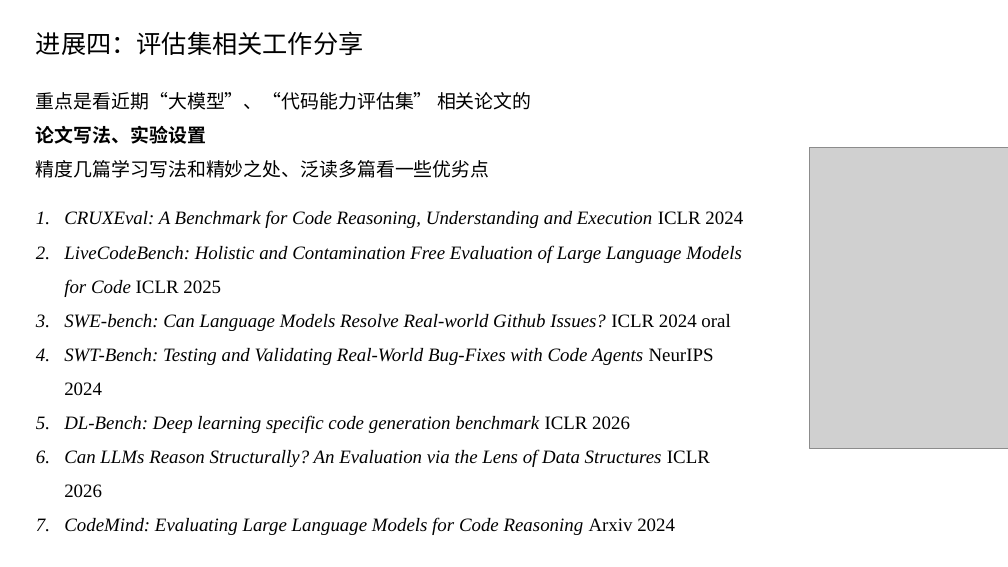
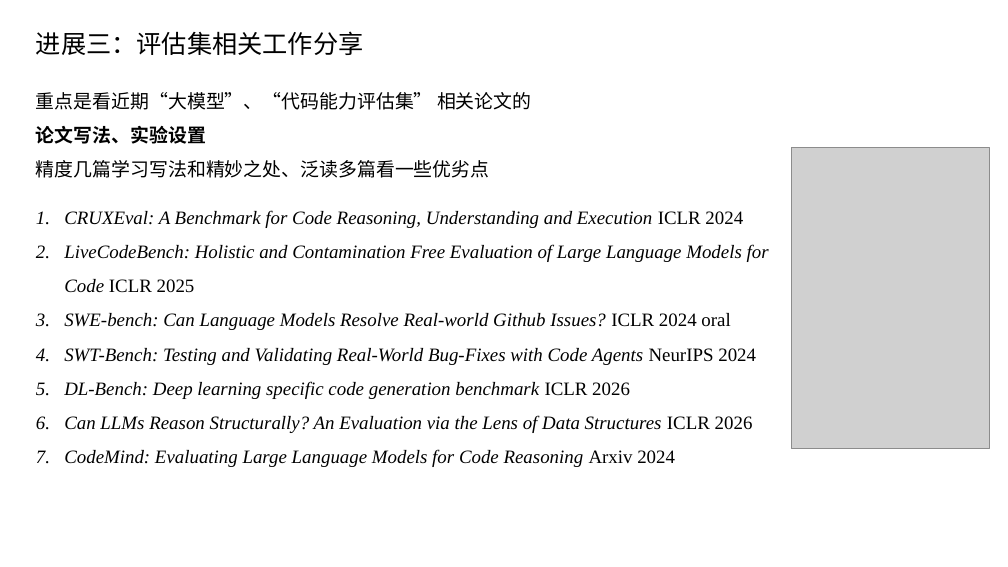
Before and after one commit to caoye04/TreecEva, a slide deck: slide 6 of 组会记录/组会0122.pptx (slide 3 before the commit). Drawn at 1008x567 pixels with LibreOffice and Linux fonts; fonts in the diff are those of the drawing; grey boxes stand for pictures. Boxes give left, top, right and bottom in pixels: in the first picture for what was removed or moved away, otherwise in the second. Text is boxed around its words. In the diff, an @@ line names an element or a change of style, - is before the commit and + after.

```diff
--- a/组会记录/组会0122.pptx
+++ b/组会记录/组会0122.pptx
@@ text at bbox=[36, 31, 364, 55]: text changed @@
-进展四：评估集相关工作分享
+进展三：评估集相关工作分享
@@ picture: place and size @@
-picture at bbox=[810, 147, 1008, 448]
+picture at bbox=[792, 147, 990, 448]
@@ text "CRUXEval: A Benchmark for Code ..." rewrapped from bbox=[64, 210, 743, 535] to bbox=[64, 210, 769, 467] @@
```
Also in this commit, not shown: 22 other slides changed, 3 slides added, 6 other files.
